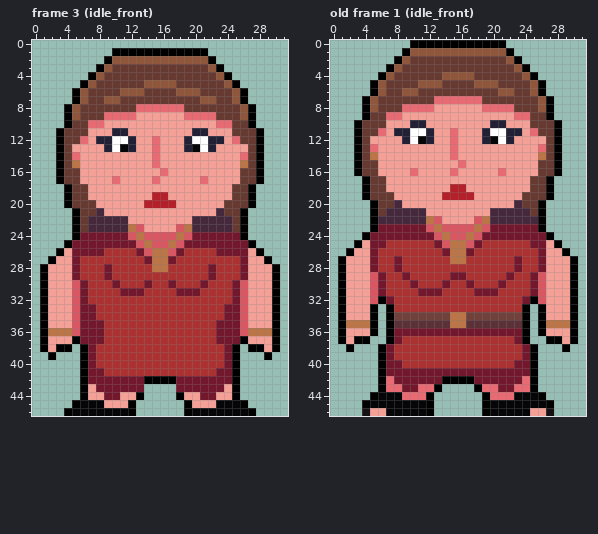
Pixel-art file: Assets/Characters/Worker/worker.aseprite. Above: the version before the commit.
32x47 pixels, 5 frames. Shown: frame 3 (idle_front), old frame 1 (idle_front). The commit also changed other frames, which this record leaves out.
The result:
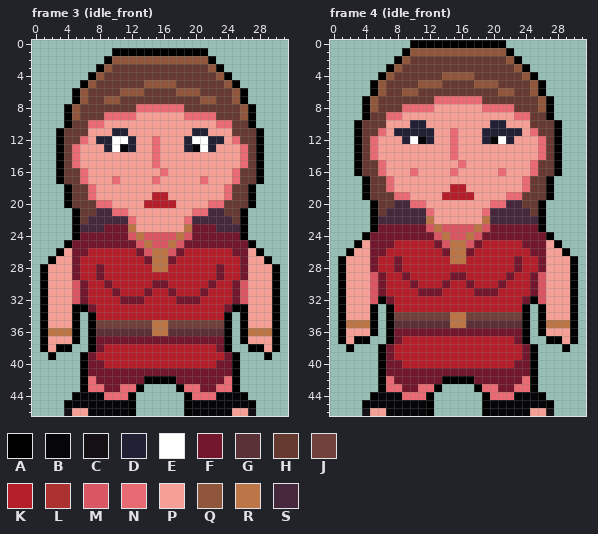
Palette (. is transparent): A #000000  B #060608  C #141013  D #222034  E #ffffff  F #73172d  G #5b3138  H #663931  J #71413b  K #b4202a  L #ac3232  M #d95763  N #e86a73  P #f5a097  Q #8f563b  R #bb7547  S #45283c
A new or re-ordered frame is compared with the old frame closest to it.
The edit:
layer "Clothes" removed
frames re-ordered
Changed rows in their new state; - is an unchanged pixel.
Frame 3 (idle_front):
first column x 4:
13 -N--------------------N-
15 -N--------------------N-
16 --N------------------N--
17 --N------------------N--
18 ---N----------------N---
19 ---N----------------N---
20 ----NN------------NN----
21 -----SNN--------NNS-----
22 --------N------N--------
23 --S--FFF-P----P-FFF--S--
26 ---KKKKKK------KKKKKK---
27 --KKKKKKKK----KKKKKKKK--
28 --KKFKKKKKK--KKKKKKFKK--
29 --KKFKKKKKKKKKKKKKKFKK--
30 ---KKFKKKKKFFKKKKKFKK---
31 ---KKKFKKKFKKFKKKFKKK---
32 ---KKKKFFFKKKKFFFKKKK---
33 -AA-KKKKKKKKKKKKKKKK-AA-
34 -A.AKKKKKKKKKKKKKKKKA.A-
35 -A.AJJJJJJJRRJJJJJJJA.A-
36 -A.AGGGGGGGRRGGGGGGGA.A-
37 --.A-FFFFFFFFFFFFFF-A.--
38 --.AFKKKKKKKKKKKKKKFA.--
39 ----KKKKKKKKKKKKKKKK----
40 ----FKKKKKKKKKKKKKKF----
41 -----FFFFFFFFFFFFFF-----
42 ---N----------------N---
43 ---NN--NNA----ANN--NN---
44 -ABBBNNNA.----.ANNNBBBA-
45 AB---BBB--------BBB---BA
46 CPP------------------PPC
Frame 4 (idle_front) against old frame 1 (idle_front), layers "Head", "Body":
first column x 5:
11 -----DD--------DD-----
12 N--------------------N
14 N--------------------N
15 -N------------------N-
16 -N------------------N-
17 --N----------------N--
18 --N----------------N--
19 ---NN------------NN---
20 ----SNN--------NNS----
21 -------N------N-------
22 --------P----P--------
25 --FKKKKK------KKKKKF--
26 -FKKKKKKK----KKKKKKKF-
27 -KK-KKKKKK--KKKKKK-KK-
28 -KK-KKKKKKKKKKKKKK-KK-
29 --KK-KKKKK--KKKKK-KK--
30 --KKK-KKK-KK-KKK-KKK--
31 --KKKK---KKKK---KKKK--
32 ---KKKKKKKKKKKKKKKK---
33 ---KKKKKKKKKKKKKKKK---
first column x 8:
37 -KKKKKKKKKKKKKK-
38 KKKKKKKKKKKKKKKK
39 KKKKKKKKKKKKKKKK
40 -KKKKKKKKKKKKKK-
